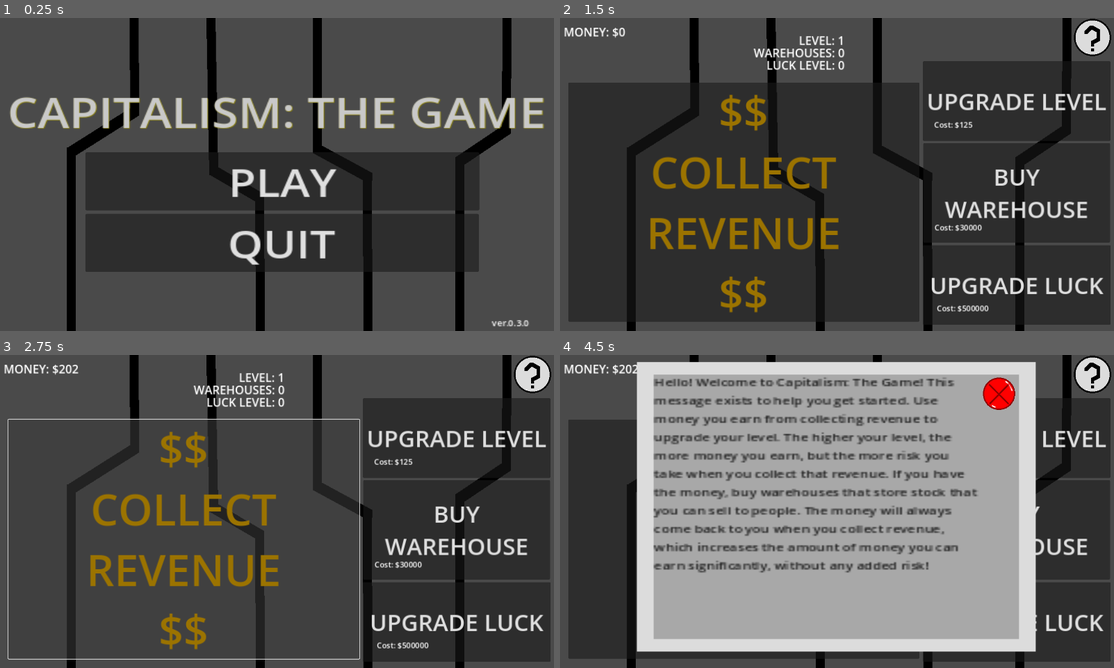
Above: before the commit, frames 1-4 (two rows, left to right).
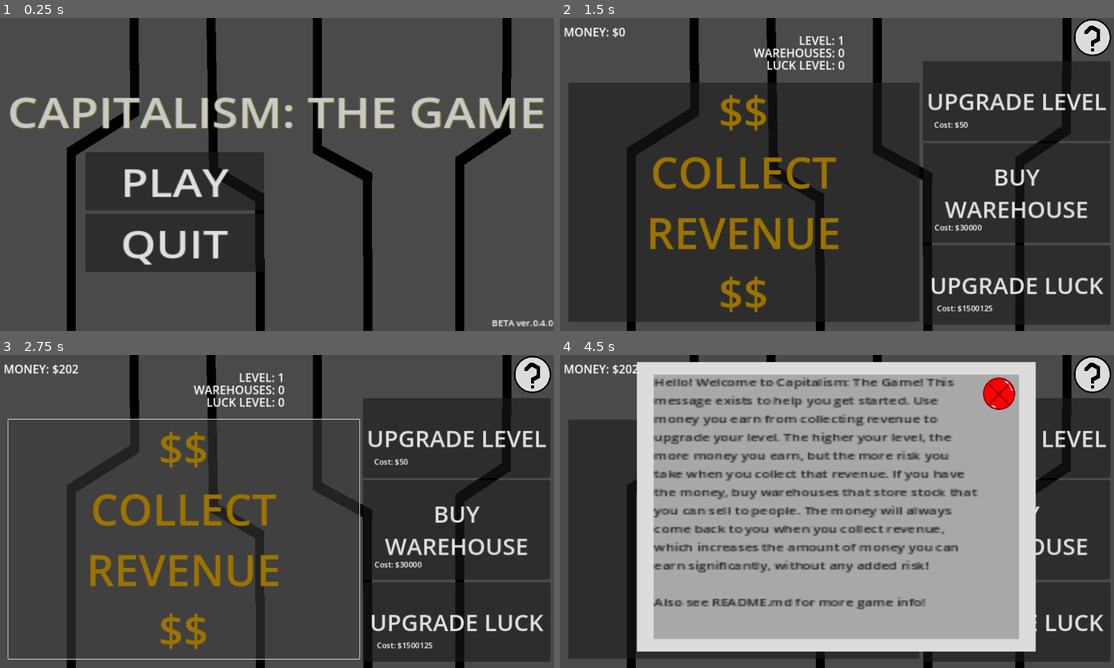
Above: after the commit, the same moments.

Repository: AwesomeGearBoy/capitalism-the-game
Game: Godot game, scene res://scenes/main.tscn
Same seed, same stepped clock (60 frames per second), same inputs: the game is played once before the commit and once after it.
Inputs (mouse positions are in pixels of both pictures, inside the frame that each line leads up to):
- Up to frame 1 (0.25 s): no input
- Up to frame 2 (1.5 s): click "UPGRADE LEVEL" at 0.5 s; click "PLAY" at 1.25 s
- Up to frame 3 (2.75 s): click "$$ COLLECT REVENUE $$" at 2 s
- Up to frame 4 (4.5 s): click "BUY WAREHOUSE" at 2.75 s; click "UPGRADE LUCK" at 3.5 s; click (1091, 373) at 4.25 s

The runs differ from the first frame. In frame 1, 15% of the frame differs, in the area x 22-100%, y 42-99%; in frame 2, less than 0.1%; in frame 3, less than 0.1%; in frame 4, 0.8%.
Error after the commit: Cannot call method 'store_string' on a null value. (res://scripts/savedata.gd:5)

Commit message:
ver.0.4.0

Diff:
--- a/scenes/main.tscn
+++ b/scenes/main.tscn
@@ -122,6 +122,19 @@
 theme_override_font_sizes/font_size = 30
 text = "LUCK LEVEL: 0"
 
+[node name="VendingMachine" parent="." instance=ExtResource("3_n7en5")]
+visible = false
+
+[node name="Label" type="Label" parent="VendingMachine"]
+offset_left = -176.0
+offset_top = -175.0
+offset_right = 139.0
+offset_bottom = 163.0
+theme_override_colors/font_color = Color(0.10748, 0.10748, 0.10748, 1)
+theme_override_font_sizes/font_size = 13
+text = "You discover an old vending machine that somehow still accepts pennies. Oh heck yeah, baby."
+autowrap_mode = 3
+
 [node name="LostUncle" parent="." instance=ExtResource("3_n7en5")]
 visible = false
 
@@ -133,19 +146,6 @@
 theme_override_colors/font_color = Color(0.10748, 0.10748, 0.10748, 1)
 theme_override_font_sizes/font_size = 13
 text = "You lost an uncle you never really knew. Which is too bad, but at least you got some inheritance money!"
-autowrap_mode = 3
-
-[node name="VendingMachine" parent="." instance=ExtResource("3_n7en5")]
-visible = false
-
-[node name="Label" type="Label" parent="VendingMachine"]
-offset_left = -176.0
-offset_top = -175.0
-offset_right = 139.0
-offset_bottom = 163.0
-theme_override_colors/font_color = Color(0.10748, 0.10748, 0.10748, 1)
-theme_override_font_sizes/font_size = 13
-text = "You discover an old vending machine that somehow still accepts pennies. Oh heck yeah, baby."
 autowrap_mode = 3
 
 [node name="LawsuitWin" parent="." instance=ExtResource("3_n7en5")]
@@ -240,9 +240,43 @@
 theme_override_font_sizes/font_size = 13
 text = "A motivational speaker charges you some money to only tell you to believe in yourself.
 
-I mean, it works, but now you're  little bit poorer.
+I mean, it works, but now you're a little bit poorer.
 
 Just believe in yourself, I guess?"
+autowrap_mode = 3
+
+[node name="DogBurial" parent="." instance=ExtResource("3_n7en5")]
+visible = false
+
+[node name="Label" type="Label" parent="DogBurial"]
+offset_left = -176.0
+offset_top = -175.0
+offset_right = 139.0
+offset_bottom = 163.0
+theme_override_colors/font_color = Color(0.10748, 0.10748, 0.10748, 1)
+theme_override_font_sizes/font_size = 13
+text = "Your dog somehow got to your savings and buried them.
+
+You dug everywhere in your backyard.
+
+Thought you found them once, but it was a rock.
+
+You never saw those savings again."
+autowrap_mode = 3
+
+[node name="CashFire" parent="." instance=ExtResource("3_n7en5")]
+visible = false
+
+[node name="Label" type="Label" parent="CashFire"]
+offset_left = -176.0
+offset_top = -175.0
+offset_right = 139.0
+offset_bottom = 163.0
+theme_override_colors/font_color = Color(0.10748, 0.10748, 0.10748, 1)
+theme_override_font_sizes/font_size = 13
+text = "You accidently set your cash pile on fire whilst trying to light a candle.
+
+What a waste of money!"
 autowrap_mode = 3
 
 [node name="LawsuitLoss" parent="." instance=ExtResource("3_n7en5")]
@@ -263,40 +297,6 @@
 And lost..."
 autowrap_mode = 3
 
-[node name="DogBurial" parent="." instance=ExtResource("3_n7en5")]
-visible = false
-
-[node name="Label" type="Label" parent="DogBurial"]
-offset_left = -176.0
-offset_top = -175.0
-offset_right = 139.0
-offset_bottom = 163.0
-theme_override_colors/font_color = Color(0.10748, 0.10748, 0.10748, 1)
-theme_override_font_sizes/font_size = 13
-text = "Your dog somehow got to your savings and buried them.
-
-You dug everywhere in your backyard.
-
-Thought you found them once, but it was a rock.
-
-You never saw those savings again."
-autowrap_mode = 3
-
-[node name="CashFire" parent="." instance=ExtResource("3_n7en5")]
-visible = false
-
-[node name="Label" type="Label" parent="CashFire"]
-offset_left = -176.0
-offset_top = -175.0
-offset_right = 139.0
-offset_bottom = 163.0
-theme_override_colors/font_color = Color(0.10748, 0.10748, 0.10748, 1)
-theme_override_font_sizes/font_size = 13
-text = "You accidently set your cash pile on fire whilst trying to light a candle.
-
-What a waste of money!"
-autowrap_mode = 3
-
 [node name="GlitterMess" parent="." instance=ExtResource("3_n7en5")]
 visible = false
 
@@ -361,7 +361,6 @@
 
 [node name="RosesRed" parent="." instance=ExtResource("3_n7en5")]
 visible = false
-scale = Vector2(2.71, 2.025)
 
 [node name="Label" type="Label" parent="RosesRed"]
 offset_left = -176.0
@@ -378,7 +377,6 @@
 
 [node name="Help" parent="." instance=ExtResource("3_n7en5")]
 visible = false
-scale = Vector2(2.71, 2.025)
 
 [node name="Label" type="Label" parent="Help"]
 offset_left = -176.0
@@ -387,7 +385,9 @@
 offset_bottom = 163.0
 theme_override_colors/font_color = Color(0.10748, 0.10748, 0.10748, 1)
 theme_override_font_sizes/font_size = 13
-text = "Hello! Welcome to Capitalism: The Game! This message …(401 unchanged characters)… n significantly, without any added risk!"
+text = "Hello! Welcome to Capitalism: The Game! This message …(401 unchanged characters)… n significantly, without any added risk!
+
+Also see README.md for more game info!"
 autowrap_mode = 3
 
 [node name="Menu" parent="." instance=ExtResource("2_4nb71")]
--- a/scenes/titlescreen.tscn
+++ b/scenes/titlescreen.tscn
@@ -24,7 +24,7 @@
 [node name="PlayButton" type="Button" parent="." index="1"]
 offset_left = -340.0
 offset_top = -49.0
-offset_right = 363.0
+offset_right = -21.0
 offset_bottom = 69.0
 theme_override_font_sizes/font_size = 80
 text = "PLAY"
@@ -32,7 +32,7 @@
 [node name="QuitButton" type="Button" parent="." index="2"]
 offset_left = -340.0
 offset_top = 77.0
-offset_right = 362.0
+offset_right = -21.0
 offset_bottom = 195.0
 theme_override_font_sizes/font_size = 80
 text = "QUIT"
--- a/scripts/keycontrol.gd
+++ b/scripts/keycontrol.gd
@@ -1,18 +1,18 @@
 class_name KeyControl
 
-func down(key) -> bool:
+func down(key : String) -> bool:
 	if Input.is_action_pressed(key):
 		return true
 	else:
 		return false
 
-func went_down(key) -> bool:
+func went_down(key : String) -> bool:
 	if Input.is_action_just_pressed(key):
 		return true
 	else:
 		return false
 
-func went_up(key) -> bool:
+func went_up(key : String) -> bool:
 	if Input.is_action_just_released(key):
 		return true
 	else:
--- a/scripts/main.gd
+++ b/scripts/main.gd
@@ -1,6 +1,4 @@
 extends Node
-
-# ====== NEED TO IMPLEMENT SILLY EVENTS NEXT ====== #
 
 var menu = true
 var game_running = true
@@ -8,19 +6,52 @@
 var level = 1
 var warehouses = 0
 var luck_level = 0
-var level_cost = 125
+var level_cost = 50
 var wares_cost = 30000
-var luck_cost = 500000
+var luck_cost = 1500125
+var save = SaveData.new()
+var key = KeyControl.new()
+const MONEY_SAVE_PATH = "res://save/1562345.dat"
+const LEVEL_SAVE_PATH = "res://save/9861230.dat"
+const WARES_SAVE_PATH = "res://save/2786531.dat"
+const LUCK_SAVE_PATH = "res://save/9074567.dat"
+const LEVEL_COST_SAVE_PATH = "res://save/1290348.dat"
+const WARES_COST_SAVE_PATH = "res://save/8675431.dat"
+const LUCK_COST_SAVE_PATH = "res://save/0128328.dat"
 
 func _ready():
-	pass
+	money = save.load_int(MONEY_SAVE_PATH)
+	if FileAccess.file_exists(LEVEL_SAVE_PATH):
+		level = save.load_int(LEVEL_SAVE_PATH)
+	else:
+		level = 1
+	warehouses = save.load_int(WARES_SAVE_PATH)
+	luck_level = save.load_int(LUCK_SAVE_PATH)
+	if FileAccess.file_exists(LEVEL_COST_SAVE_PATH):
+		level_cost = save.load_int(LEVEL_COST_SAVE_PATH)
+	else:
+		level_cost = 50
+	if FileAccess.file_exists(WARES_COST_SAVE_PATH):
+		wares_cost = save.load_int(WARES_COST_SAVE_PATH)
+	else:
+		wares_cost = 30000
+	if FileAccess.file_exists(LUCK_COST_SAVE_PATH):
+		luck_cost = save.load_int(LUCK_COST_SAVE_PATH)
+	else:
+		luck_cost = 1500125
 
 func _process(_delta):
 	menu_handling()
 	process_text()
+	save.save_var(MONEY_SAVE_PATH, money)
+	save.save_var(LEVEL_SAVE_PATH, level)
+	save.save_var(WARES_SAVE_PATH, warehouses)
+	save.save_var(LUCK_SAVE_PATH, luck_level)
+	save.save_var(LEVEL_COST_SAVE_PATH, level_cost)
+	save.save_var(WARES_COST_SAVE_PATH, wares_cost)
+	save.save_var(LUCK_COST_SAVE_PATH, luck_cost)
 
 func menu_handling():
-	var key = KeyControl.new()
 	if key.went_down("esc"):
 		menu = true
 
@@ -73,13 +104,106 @@
 		random_amount = randi_range(300, 400)
 
 	money += (random_amount + (warehouses * 1000)) * level
+	check_for_event()
+
+func check_for_event():
+	var chance : int
+	if luck_level == 0 || luck_level == 1:
+		chance = randi_range(1, 40)
+	elif luck_level == 2 || luck_level == 3:
+		chance = randi_range(1, 35)
+	elif luck_level == 4 || luck_level == 5:
+		chance = randi_range(1, 30)
+	elif luck_level == 6 || luck_level == 7:
+		chance = randi_range(1, 25)
+	elif luck_level == 8 || luck_level == 9:
+		chance = randi_range(1, 20)
+	elif luck_level == 10:
+		chance = randi_range(1, 15)
+
+	if chance == 1:
+		something_happened()
+
+func something_happened():
+	var chance = randi_range(1, 2)
+	if chance == 1:
+		good_event_happened()
+	elif chance == 2:
+		if luck_level != 10:
+			bad_event_happened()
+		elif luck_level == 10:
+			good_event_happened()
+
+func good_event_happened():
+	var event = randi_range(1, 7)
+
+	if event == 1:
+		$VendingMachine.show()
+		good_effect(435, 565)
+	elif event == 2:
+		$LostUncle.show()
+		good_effect(1035, 1565)
+	elif event == 3:
+		$LawsuitWin.show()
+		good_effect(543, 2234)
+	elif event == 4:
+		$RandomDude.show()
+		good_effect(1567, 3045)
+	elif event == 5:
+		$PennyRain.show()
+		good_effect(5345, 6245)
+	elif event == 6:
+		$CatVideo.show()
+		good_effect(5999, 10086)
+	elif event == 7:
+		$TvFame.show()
+		good_effect(15065, 21085)
+
+func bad_event_happened():
+	var event = randi_range(1, 9)
+
+	if event == 1:
+		$FindMotivation.show()
+		bad_effect(150, 250)
+	elif event == 2:
+		$DogBurial.show()
+		bad_effect(450, 655)
+	elif event == 3:
+		$CashFire.show()
+		bad_effect(450, 655)
+	elif event == 4:
+		$LawsuitLoss.show()
+		bad_effect(543, 2234)
+	elif event == 5:
+		$GlitterMess.show()
+		bad_effect(2500, 5000)
+	elif event == 6:
+		$RealEstate.show()
+		bad_effect(3065, 6025)
+	elif event == 7:
+		$LemonadeStand.show()
+		bad_effect(5085, 10025)
+	elif event == 8:
+		$ShinyPebbleCoin.show()
+		bad_effect(6045, 12070)
+	elif event == 9:
+		$RosesRed.show()
+		bad_effect(20000, 30000)
+
+func good_effect(origin : int, bound : int):
+	var random_amount = randi_range(origin, bound)
+	money += random_amount * level
+
+func bad_effect(origin : int, bound : int):
+	var random_amount = randi_range(origin, bound)
+	money -= random_amount * level
 
 func upgrade_level():
 	if money >= level_cost:
 		money = money - level_cost
 		level = level + 1
 		if level <= 8:
-			level_cost = 125 * level
+			level_cost = 50 * level
 		else:
 			level_cost = level_cost * 2
 
--- a/scripts/message.gd
+++ b/scripts/message.gd
@@ -1,6 +1,6 @@
 extends Sprite2D
 
-func _process(delta):
+func _process(_delta):
 	var key = KeyControl.new()
 	if key.went_down("esc"):
 		hide()
--- /dev/null
+++ b/scripts/savedata.gd
@@ -0,0 +1,39 @@
+class_name SaveData
+
+func save_var(file_path : String, variable):
+	var file := FileAccess.open(file_path, FileAccess.WRITE)
+	file.store_string(str(variable))
+
+func load_int(file_path : String) -> int:
+	if FileAccess.file_exists(file_path):
+		var file := FileAccess.open(file_path, FileAccess.READ)
+		return file.get_as_text(true).to_int()
+	else:
+		return 0
+
+func load_float(file_path : String) -> float:
+	if FileAccess.file_exists(file_path):
+		var file := FileAccess.open(file_path, FileAccess.READ)
+		return file.get_as_text(true).to_float()
+	else:
+		return 0.0
+
+func load_string(file_path : String) -> String:
+	if FileAccess.file_exists(file_path):
+		var file := FileAccess.open(file_path, FileAccess.READ)
+		return file.get_as_text(true)
+	else:
+		return ""
+
+func load_bool(file_path : String) -> bool:
+	if FileAccess.file_exists(file_path):
+		var file := FileAccess.open(file_path, FileAccess.READ)
+		var boolean := file.get_as_text(true)
+		if boolean == "true":
+			return true
+		elif boolean == "false":
+			return false
+		else:
+			return false
+	else:
+		return false
--- a/scripts/titlescreen.gd
+++ b/scripts/titlescreen.gd
@@ -1,13 +1,13 @@
 extends Sprite2D
 
 var release = 0
-var update = 3
+var update = 4
 var bug_fixes = 0
 var version = str(release) + "." + str(update) + "." + str(bug_fixes)
 signal play
 
 func _process(_delta):
-	$Version.text = "ver." + version
+	$Version.text = "BETA ver." + version
 
 func _on_play_button_pressed():
 	play.emit()
Not shown, added: export_presets.cfg
Not shown, added: CHANGELOG.md
Not shown, added: README.md
Not shown, added: capitalism-game.exe
Not shown, added: capitalism-game.pck
